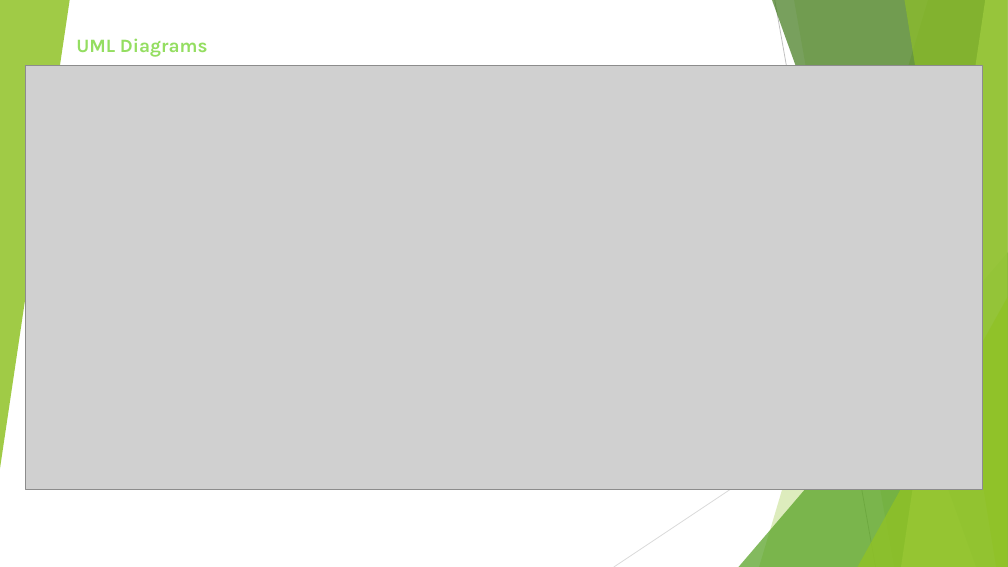
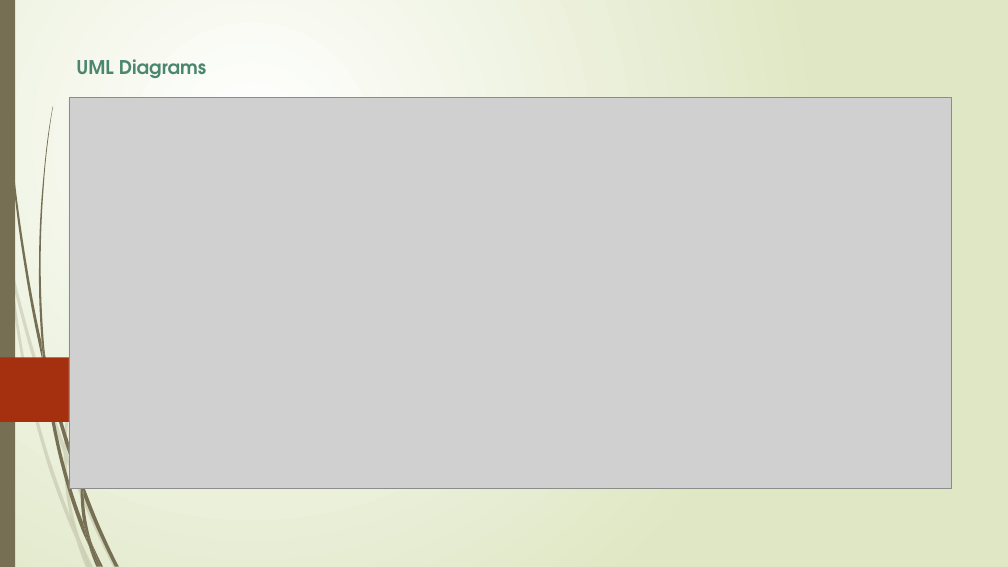
Before and after one commit to mohammadbtc100/courses, a slide deck: slide 9 of Software Engineering/00-Software-Engineering-Maz.pptx (slide 6 before the commit). Drawn at 1008x567 pixels with LibreOffice and Linux fonts; fonts in the diff are those of the drawing; grey boxes stand for pictures. Boxes give left, top, right and bottom in pixels: in the first picture for what was removed or moved away, otherwise in the second. Text is boxed around its words. In the diff, an @@ line names an element or a change of style, - is before the commit and + after.

```diff
--- a/Software Engineering/00-Software-Engineering-Maz.pptx
+++ b/Software Engineering/00-Software-Engineering-Maz.pptx
@@ background #FFFFFF to gradient #FFFFFF to #DFE8C4 @@
@@ group removed at (0, 0, 1008, 567): 5 freeform shapes, 3 triangles, 2 lines @@
@@ rectangle added at (0, 0, 15, 567), fill #766F54 @@
@@ text "UML Diagrams": place and size @@
-text "UML Diagrams" at (76, 38, 208, 57)
+text "UML Diagrams" at (76, 59, 206, 78)
@@ text "UML Diagrams" at (76, 59, 206, 78): font Karla to TeX Gyre Adventor, text colour #94DE61 to #4B866E @@
@@ picture: place and size @@
-picture at (26, 66, 982, 489)
+picture at (69, 98, 951, 488)
@@ freeform shape added at (0, 358, 144, 422), fill #A53010 @@
@@ group added at (0, 116, 236, 567): 10 freeform shapes @@
@@ group added at (2, 0, 119, 567): 11 freeform shapes @@
```
Also in this commit, not shown: 5 other slides changed, 33 slides added, 5 slides removed.
